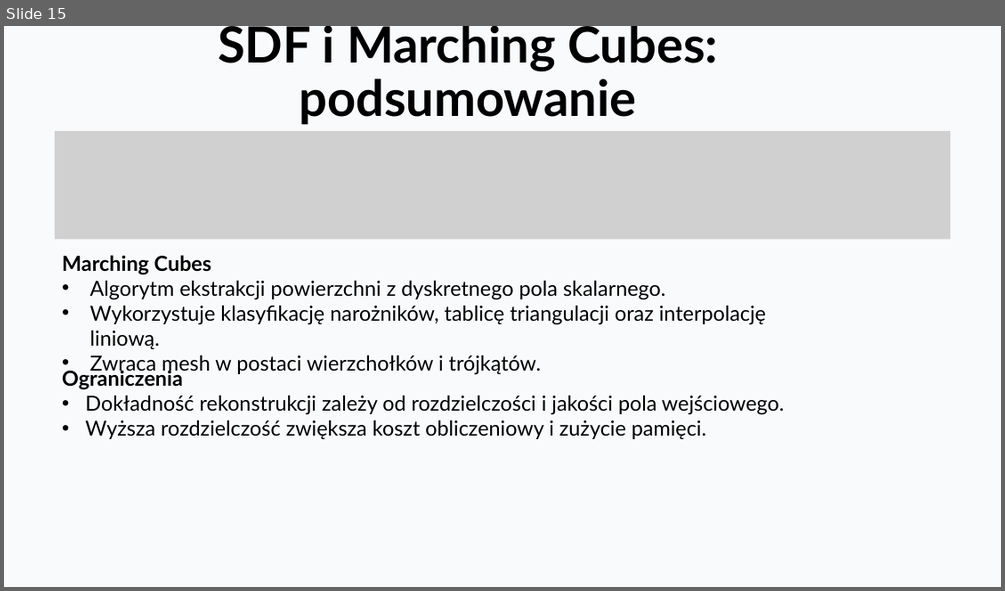
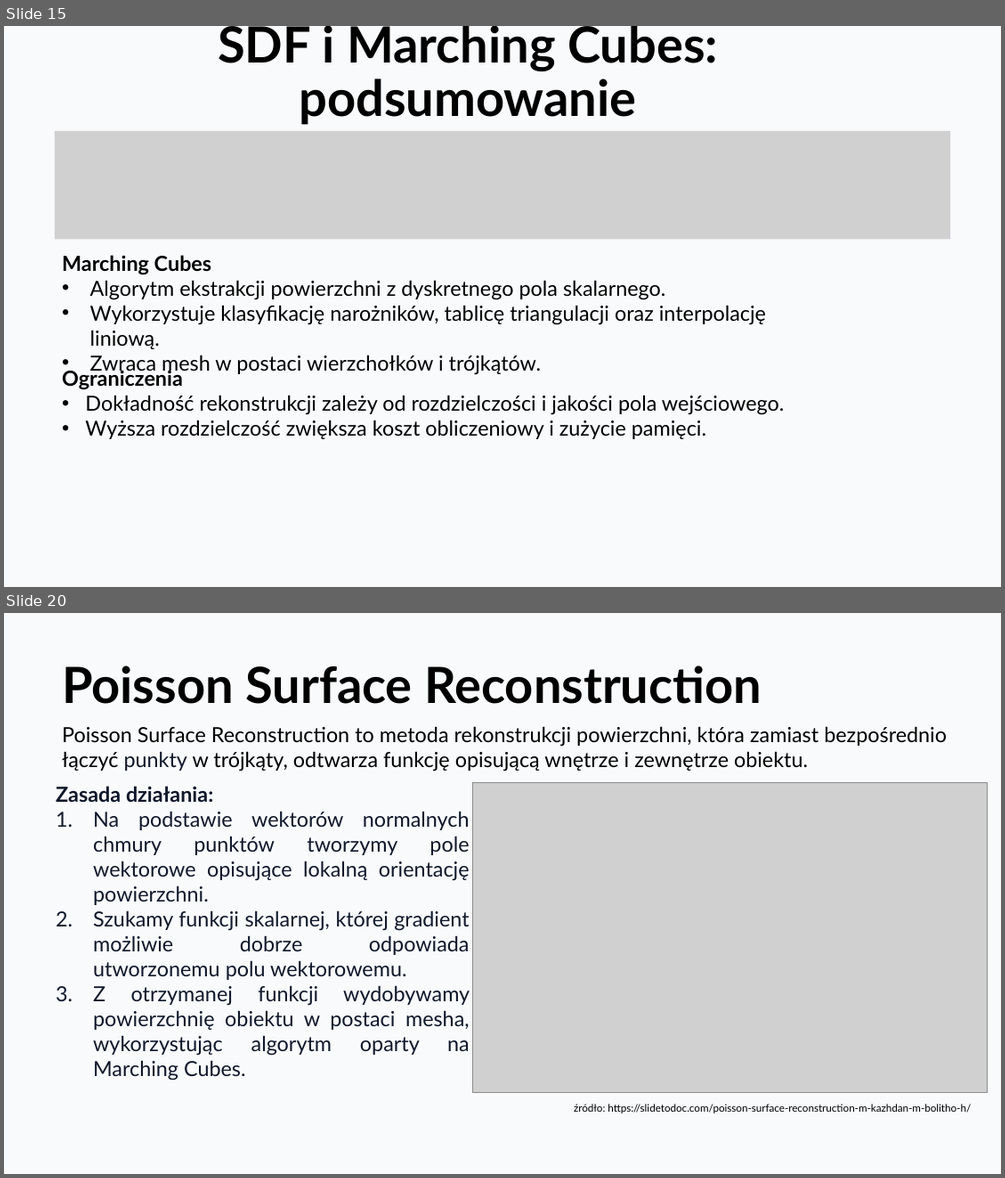
Before and after one commit to KajetanOzog/lab_6, a slide deck: prezentacja.pptx. Shown one above the other, each under a label of ours: slide 15 before the commit, slides 15 and 20 after it; the slides between them are not shown. The pictures are 1005x591 and 1005x1178 pixels, drawn with LibreOffice and Linux fonts; fonts in the diff are those of the drawing; grey boxes stand for pictures. Boxes give left, top, right and bottom in pixels: in the first picture for what was removed or moved away, otherwise in the second. Text is boxed around its words. In the diff, an @@ line names an element or a change of style, - is before the commit and + after.

```diff
--- a/prezentacja.pptx
+++ b/prezentacja.pptx
@@ slide 20 added at [4, 613, 1001, 1174], background #F8FAFC @@
@@ title added at [62, 666, 761, 704], 48 pt, text #000000, bold @@
+Poisson Surface Reconstruction
@@ text added at [62, 726, 947, 771], 20 pt, text #000000 @@
+Poisson Surface Reconstruction to metoda rekonstrukcji powierzchni, która zamiast bezpośrednio łączyć punkty w trójkąty, odtwarza funkcję opisującą wnętrze i zewnętrze obiektu.
@@ text added at [56, 786, 469, 1080], 20 pt, text #0F172A @@
+Zasada działania:
+1. Na podstawie wektorów normalnych chmury punktów tworzymy pole wektorowe opisujące lokalną orientację powierzchni.
+2. Szukamy funkcji skalarnej, której gradient możliwie dobrze odpowiada utworzonemu polu wektorowemu.
+3. Z otrzymanej funkcji wydobywamy powierzchnię obiektu w postaci mesha, wykorzystując algorytm oparty na Marching Cubes.
@@ picture added at [473, 783, 987, 1093] @@
@@ text added at [574, 1103, 971, 1113], 10 pt, text #000000 @@
+źródło: https://slidetodoc.com/poisson-surface-reconstruction-m-kazhdan-m-bolitho-h/
```
Also in this commit, not shown: 4 slides changed, 11 other slides added, 21 other files.
